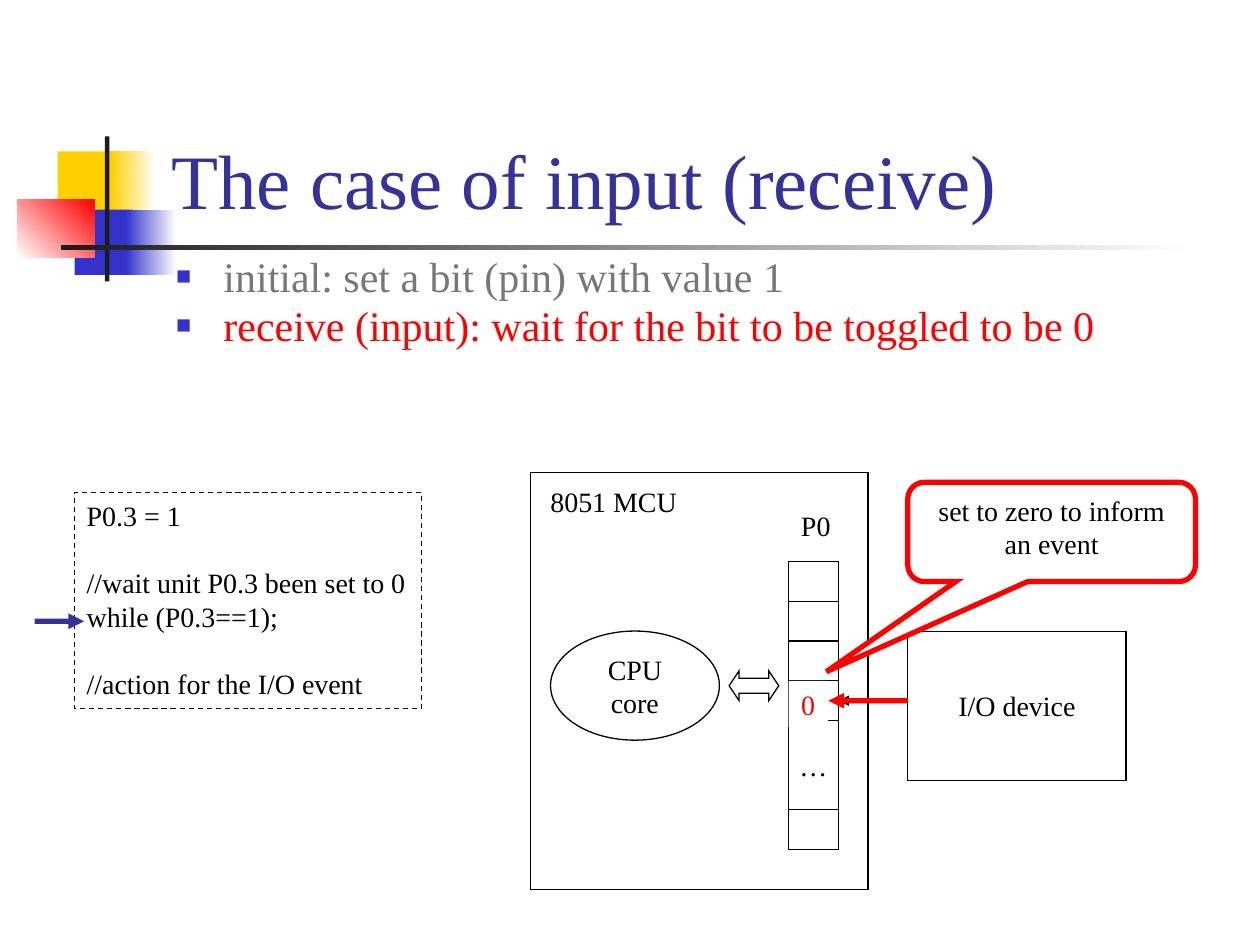
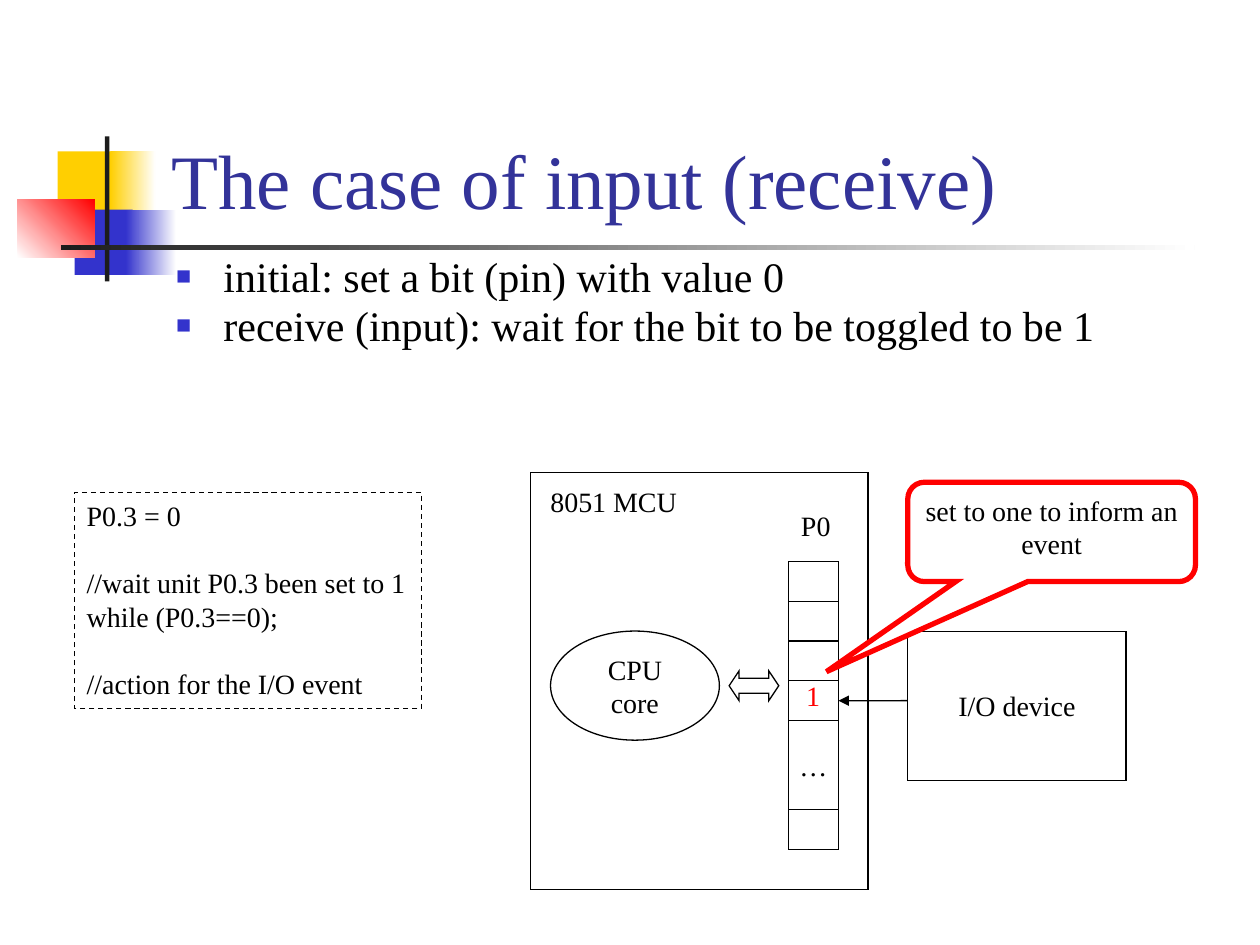
Before and after one commit to CGUSystemCourses/Micro_Lab-2018, a slide deck: slide 25 of Labs/Lab02-gpio/lab02-gpio.pptx (slide 26 before the commit). Drawn at 1260x945 pixels with LibreOffice and Linux fonts; fonts in the diff are those of the drawing. Boxes give left, top, right and bottom in pixels: in the first picture for what was removed or moved away, otherwise in the second. Text is boxed around its words. In the diff, an @@ line names an element or a change of style, - is before the commit and + after.

```diff
--- a/Labs/Lab02-gpio/lab02-gpio.pptx
+++ b/Labs/Lab02-gpio/lab02-gpio.pptx
@@ text at [223, 263, 1094, 350]: text changed; text colour #FF0000 to #000000 @@
-■ initial: set a bit (pin) with value 1
-■ receive (input): wait for the bit to be toggled to be 0
+■ initial: set a bit (pin) with value 0
+■ receive (input): wait for the bit to be toggled to be 1
@@ text in rectangle at [87, 507, 405, 632]: text changed @@
-P0.3 = 1
-//wait unit P0.3 been set to 0
-while (P0.3==1);
+P0.3 = 0
+//wait unit P0.3 been set to 1
+while (P0.3==0);
@@ text in rounded speech box at [926, 501, 1177, 555]: text changed @@
-set to zero to inform an event
+set to one to inform an event
@@ arrow removed from (34, 621) to (84, 621) @@
@@ rectangle added at [789, 680, 838, 719], outline #000000 0.75 pt @@
@@ text "1": place and size @@
-text "1" at [789, 680, 838, 719]
+text "1" at [806, 687, 820, 706]
@@ text "1" at [806, 687, 820, 706]: text colour #000000 to #FF0000; alignment centre to left; vertical alignment middle to top; outline #000000 0.75 pt to none @@
@@ text removed at [801, 696, 815, 716] @@
-0
@@ arrow removed from (907, 701) to (828, 701) @@
```
Also in this commit, not shown: 1 other slide changed, 1 slide removed.
